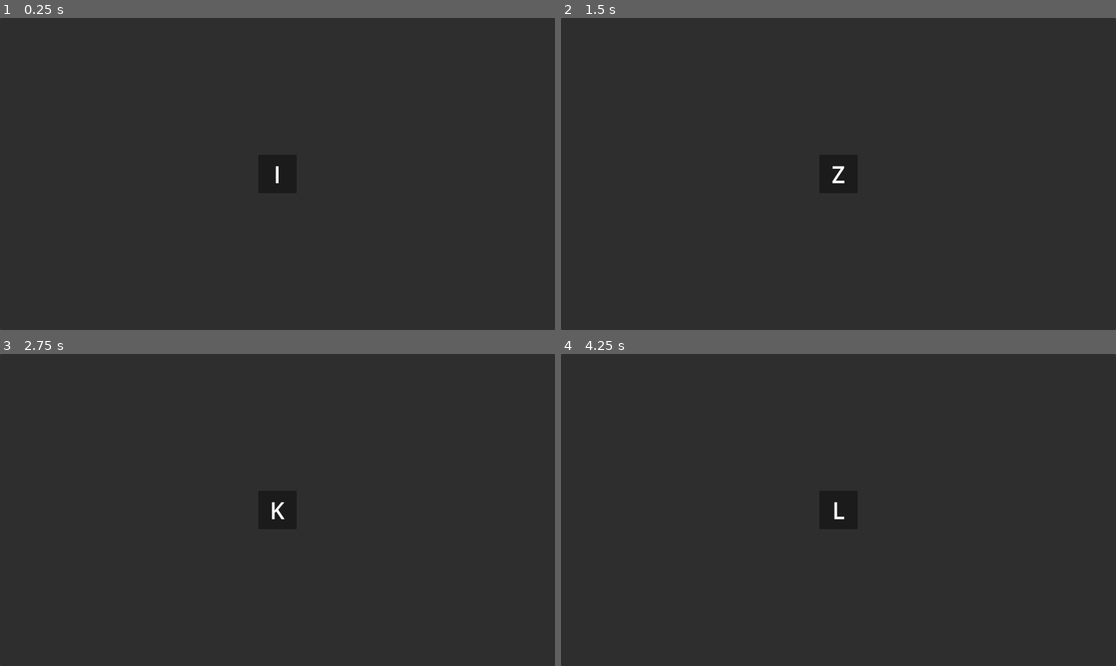
Above: before the commit, frames 1-4 (two rows, left to right).
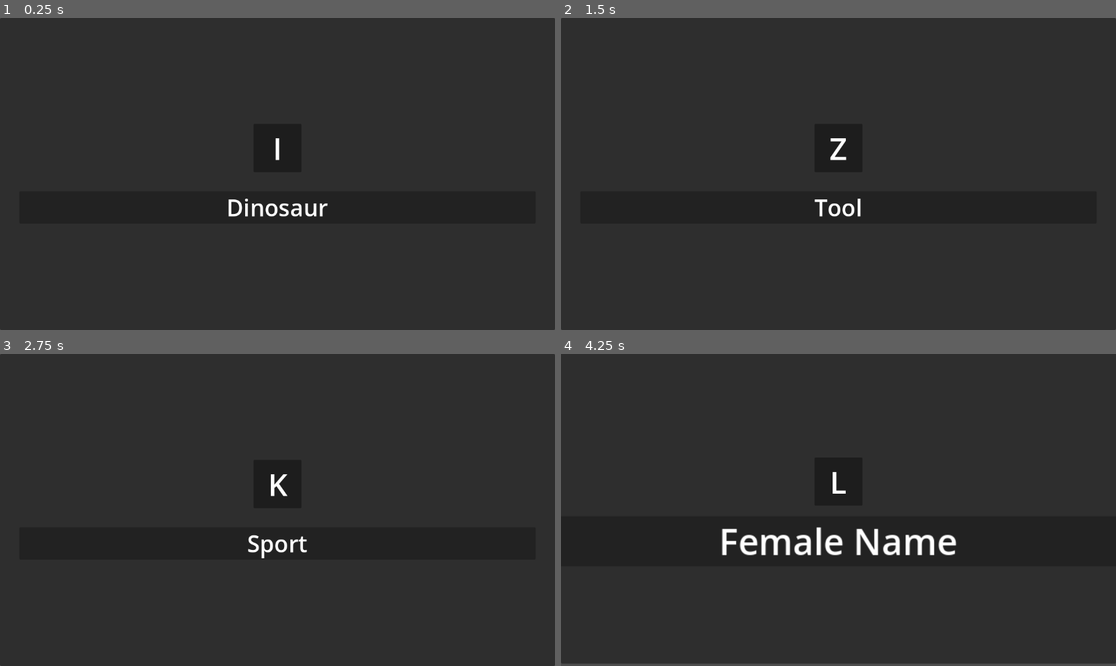
Above: after the commit, the same moments.

Repository: kozleek/godot-letter-game
Game: Godot game, scene res://Scenes/game.tscn
The game is run twice, just before and just after one commit, with the same random seed, the same clock (stepped at 60 frames per second) and the same inputs.
Inputs:
- Up to frame 1 (0.25 s): no input
- Up to frame 2 (1.5 s): no input
- Up to frame 3 (2.75 s): no input
- Up to frame 4 (4.25 s): no input

The runs differ from the first frame. In frame 1, 0.5% of the frame differs, in the area x 41-60%, y 38-64%; in frame 2, 0.4%; in frame 3, 0.4%; in frame 4, 2.3%, in the area x 0-100%, y 37-100%.

Commit message:
Losování slov a zobrazení předgenerovaných odpovědí

Diff:
--- /dev/null
+++ b/Scenes/answer.tscn
@@ -0,0 +1,15 @@
+[gd_scene load_steps=2 format=3 uid="uid://dod3wlgmdrxsp"]
+
+[ext_resource type="Script" uid="uid://27fsn6kwfol6" path="res://Scripts/answer.gd" id="1_frbg2"]
+
+[node name="Answer" type="PanelContainer"]
+anchors_preset = 15
+anchor_right = 1.0
+anchor_bottom = 1.0
+grow_horizontal = 2
+grow_vertical = 2
+script = ExtResource("1_frbg2")
+
+[node name="Label" type="Label" parent="."]
+layout_mode = 2
+horizontal_alignment = 1
--- a/Scenes/game.tscn
+++ b/Scenes/game.tscn
@@ -1,7 +1,9 @@
-[gd_scene load_steps=3 format=3 uid="uid://uw6mjftj51xj"]
+[gd_scene load_steps=5 format=3 uid="uid://uw6mjftj51xj"]
 
 [ext_resource type="PackedScene" uid="uid://qho2h8nabdaq" path="res://Scenes/letter.tscn" id="1_ebmjs"]
 [ext_resource type="Script" uid="uid://bs6pkiqbhwhpb" path="res://Scripts/game.gd" id="1_qxrlw"]
+[ext_resource type="PackedScene" uid="uid://mu8lmro4gd41" path="res://Scenes/subject.tscn" id="3_wrm1d"]
+[ext_resource type="PackedScene" uid="uid://dod3wlgmdrxsp" path="res://Scenes/answer.tscn" id="4_3dryh"]
 
 [node name="Game" type="PanelContainer"]
 anchors_preset = 15
@@ -33,16 +35,18 @@
 
 [node name="VBoxContainer" type="VBoxContainer" parent="MarginContainer"]
 layout_mode = 2
+theme_override_constants/separation = 40
 alignment = 1
 
-[node name="LetterContainer" type="PanelContainer" parent="MarginContainer/VBoxContainer"]
+[node name="Letter" parent="MarginContainer/VBoxContainer" instance=ExtResource("1_ebmjs")]
 layout_mode = 2
-size_flags_horizontal = 4
-size_flags_vertical = 4
 
-[node name="Letter" parent="MarginContainer/VBoxContainer/LetterContainer" instance=ExtResource("1_ebmjs")]
+[node name="Subject" parent="MarginContainer/VBoxContainer" instance=ExtResource("3_wrm1d")]
+layout_mode = 2
+
+[node name="Answer" parent="MarginContainer/VBoxContainer" instance=ExtResource("4_3dryh")]
 layout_mode = 2
 
 [connection signal="timeout" from="TimerAutostop" to="." method="_on_timer_autostop_timeout"]
 [connection signal="timeout" from="TimerSpin" to="." method="_on_timer_spin_timeout"]
-[connection signal="timeout" from="TimerSpin" to="MarginContainer/VBoxContainer/LetterContainer/Letter" method="_on_timer_spin_timeout"]
+[connection signal="timeout" from="TimerSpin" to="MarginContainer/VBoxContainer/Letter" method="_on_timer_spin_timeout"]
--- a/Scenes/letter.tscn
+++ b/Scenes/letter.tscn
@@ -19,10 +19,10 @@
 script = ExtResource("1_ka838")
 
 [node name="Background" type="Panel" parent="."]
-custom_minimum_size = Vector2(80, 80)
+custom_minimum_size = Vector2(100, 100)
 layout_mode = 2
 
-[node name="Letter" type="Label" parent="Background"]
+[node name="Label" type="Label" parent="Background"]
 layout_mode = 1
 anchors_preset = 8
 anchor_left = 0.5
@@ -35,7 +35,7 @@
 offset_bottom = 11.5
 grow_horizontal = 2
 grow_vertical = 2
-theme_override_font_sizes/font_size = 48
+theme_override_font_sizes/font_size = 64
 text = "A"
 horizontal_alignment = 1
 vertical_alignment = 1
--- /dev/null
+++ b/Scenes/subject.tscn
@@ -0,0 +1,18 @@
+[gd_scene load_steps=2 format=3 uid="uid://mu8lmro4gd41"]
+
+[ext_resource type="Script" uid="uid://diuq8y2eaoryl" path="res://Scripts/subject.gd" id="1_u6xdh"]
+
+[node name="Subject" type="PanelContainer"]
+anchors_preset = 15
+anchor_right = 1.0
+anchor_bottom = 1.0
+grow_horizontal = 2
+grow_vertical = 2
+script = ExtResource("1_u6xdh")
+
+[node name="Label" type="Label" parent="."]
+layout_mode = 2
+theme_override_font_sizes/font_size = 48
+text = "Ženské jméno"
+horizontal_alignment = 1
+vertical_alignment = 1
--- a/Scripts/Globals/settings.gd
+++ b/Scripts/Globals/settings.gd
@@ -13,7 +13,7 @@
 
 # Cesta k uložení uživatelského nastavení
 const SAVEDATA_PATH = "user://savedata.json"
-const PREGENERATED_ANSWERS_PATH = "res://Data/pregenerated_answers.json"
+const ANSWERS_PATH = "res://Data/answers.json"
 const SCENE_INTRO_PATH = "res://Scenes/intro.tscn"
 const SCENA_GAME_PATH = "res://Scenes/game.tscn"
 
--- a/Scripts/Globals/visuals.gd
+++ b/Scripts/Globals/visuals.gd
@@ -22,7 +22,7 @@
 # ========================
 
 # POP animace
-func pop_animation(target_node: Control, factor: float = 1.4, duration: float = 0.2, repeat: int = 1):
+func pop_animation(target_node, factor: float = 1.4, duration: float = 0.2, repeat: int = 1):
 	# Ujistěte se, že pivot bod je ve středu (aby se zvětšoval ze středu)
 	target_node.pivot_offset = target_node.size / 2
 	var tween = create_tween()
--- /dev/null
+++ b/Scripts/answer.gd
@@ -0,0 +1,52 @@
+extends Node
+
+@onready var answerContainer: PanelContainer = $"."
+@onready var label: Label = $Label
+
+var answers: Dictionary = {}
+var current_answer: String = ""
+
+func _ready() -> void:
+	load_answers()
+	hide_answer()
+
+# ========================
+# Načtení předgenerovaných odpovědí
+# ========================
+
+func load_answers() -> void:
+	var path = Settings.ANSWERS_PATH
+	if FileAccess.file_exists(path):
+		var file = FileAccess.open(path, FileAccess.READ)
+		var json_text = file.get_as_text()
+		file.close()
+		var json = JSON.new()
+		if json.parse(json_text) == OK:
+			answers = json.data
+
+# ========================
+# Získaní odpovědi pro slovo a písmeno
+# ========================
+
+func get_answer(subject: String, letter: String) -> String:
+	if answers.has(subject):
+		var subject_data = answers[subject]
+		if subject_data.has(letter):
+			return subject_data[letter]
+	return ""
+
+# ========================
+# Zobrazení stavu
+# ========================
+
+func show_answer(subject: String, letter: String) -> void:
+	current_answer = get_answer(subject, letter)
+	if current_answer != "":
+		answerContainer.show()
+		label.text = current_answer
+	else:
+		hide_answer()
+
+func hide_answer() -> void:
+	answerContainer.hide()
+	label.text = ""
--- a/Scripts/game.gd
+++ b/Scripts/game.gd
@@ -2,12 +2,19 @@
 
 @onready var timer_spin: Timer = $TimerSpin
 @onready var timer_autostop: Timer = $TimerAutostop
-@onready var letter: Letter = $MarginContainer/VBoxContainer/LetterContainer/Letter
+@onready var letter: Letter = $MarginContainer/VBoxContainer/Letter
+@onready var subject: Subject = $MarginContainer/VBoxContainer/Subject
+@onready var answer: PanelContainer = $MarginContainer/VBoxContainer/Answer
 
 # --- Stav aplikace ---
 
 var is_spinning: bool = false
 var is_stopping: bool = false
+
+var current_letter: String = ""
+var current_subject: String = ""
+var current_answer: String = ""
+var current_points: int = 0
 
 func _ready() -> void:
 	randomize()
@@ -44,9 +51,20 @@
 	timer_spin.stop()
 	timer_autostop.stop()
 
+	current_letter = letter.get_current_letter()
+	current_subject = subject.get_current_subject()
+	current_answer = answer.get_answer(current_subject, current_letter)
+	current_points = letter.get_current_points()
+
+	answer.show_answer(current_subject, current_letter)
+	Visuals.pop_animation(subject, 1.6)
+	Visuals.screen_shake(self, 6.0, 0.3)
+
 	print("[Spin] Konec losování")
-	print("[Game] Výsledné písmeno: ", letter.get_current_letter())
-	print("[Game] Body: ", letter.get_current_points())
+	print("[Game] Písmeno: ", current_letter)
+	print("[Game] Slovo: ", current_subject)
+	print("[Game] Odpověď: ", current_answer)
+	print("[Game] Body: ", current_points)
 
 # ========================
 # Signály časovače
@@ -54,8 +72,9 @@
 
 # Časovač losování
 func _on_timer_spin_timeout() -> void:
-	# 1. VŽDY nejdříve pohneme písmenem
+	# 1. VŽDY nejdříve pohneme písmenem a slovem
 	letter.draw_letter()
+	subject.draw_subject()
 
 	# 2. Pokud zpomalujeme, upravíme čas a zkontrolujeme zastavení
 	if is_stopping:
--- a/Scripts/letter.gd
+++ b/Scripts/letter.gd
@@ -2,7 +2,7 @@
 extends Node
 
 @onready var background: Panel = $Background
-@onready var label: Label = $Background/Letter
+@onready var label: Label = $Background/Label
 
 var letters_and_points: Dictionary = Settings.LETTERS_AND_POINTS
 var letters: Array = []
@@ -26,7 +26,7 @@
 # ========================
 
 func get_current_letter() -> String:
-	return current_letter
+	return current_letter.to_upper()
 
 func get_letters() -> Array:
 	return letters
@@ -52,7 +52,7 @@
 	update_visuals()
 
 # ========================
-# Zobrazení a aktualizace stavu
+# Zobrazení stavu
 # ========================
 
 func update_visuals() -> void:
--- a/Scripts/subject.gd
+++ b/Scripts/subject.gd
@@ -1,64 +1,70 @@
 class_name Subject
 extends Node
 
-var subjects: Array = Settings.SUBJECTS
+@onready var label: Label = $Label
+
+var subjects: Array = []
 var current_index: int = 0
 
-var current_subject_key: String = "" # Přejmenováno pro přehlednost (drží klíč, ne text)
-var current_subject: String = ""
+var current_subject_key: String = "" # Drží klíč pro překlad (např. "SUBJ_CITY")
+var current_subject: String = ""     # Drží přeložený text (např. "Město")
 
 func _ready() -> void:
-	# Inicializace losovani
-	draw_init()
+	# Načteme data ze Settings
+	subjects = Settings.SUBJECTS
 
-	# Zobrazíme první položku
+	# Inicializace pole (zamíchání na začátku)
+	shuffle_subjects()
+
+	# Nastavíme výchozí stav
 	update_visuals()
 
 # ========================
 # Gettery pro hlavní aplikaci
 # ========================
 
-# Funkce, která vrací aktuální písmeno
 func get_current_subject() -> String:
 	return current_subject
 
 # ========================
-# Losování subjektu
+# Logika losování
 # ========================
 
-# Funkce, která inicializuje pole a zamicha ho a provede dalsi potrebne inicializace pro losovani
-func draw_init() -> void:
+# Inicializuje/zamíchá pole (volat jen při startu nebo ručním resetu)
+func shuffle_subjects() -> void:
 	subjects.shuffle()
 	current_index = 0
 
-# Funkce volaná časovačem - posouvá index v poli
+# Funkce volaná externě z hlavního controlleru přes časovač
 func draw_subject() -> void:
-	current_index += 1
+	if subjects.size() == 0:
+		return
 
-	# Pokud jsme došli na konec balíčku, provedeme znovu inicializaci losovani
-	if current_index >= subjects.size():
-		draw_init()
-
-	# Uložení aktualniho losovaneho subjektu...
-	current_subject_key = subjects[current_index] as String
-	current_subject = tr(current_subject_key)
+	# Posun indexu s automatickým návratem na nulu (modulo)
+	current_index = (current_index + 1) % subjects.size()
 
 	update_visuals()
 
 # ========================
-# Zobrazení informací
+# Zobrazení stavu
 # ========================
 
 func update_visuals() -> void:
-	pass
+	if subjects.size() > 0:
+		# Uložení aktuálního klíče
+		current_subject_key = subjects[current_index] as String
+		# Uložení přeloženého textu (tr = translation)
+		current_subject = tr(current_subject_key)
+
+	# Zde můžeš přidat aktualizaci Labelu, pokud ho tento uzel má, např.:
+	label.text = current_subject
 
 # ========================
 # Náhodné hodnoty
 # ========================
 
-# Vrací náhodný subject z pole všech subjektů
-# Neefektivní při volání v timeru, ale pro jeden náhodný subject je to ok.
-func get_random_letter() -> String:
+# Vrací náhodný přeložený subjekt (bez ovlivnění aktuálního indexu)
+func get_random_subject() -> String:
 	var random_subject_key = subjects.pick_random() as String
 	if random_subject_key.is_empty():
 		return ""
Renamed: Data/pregenerated_answers.json -> Data/answers.json
Not shown, added: Scripts/answer.gd.uid
